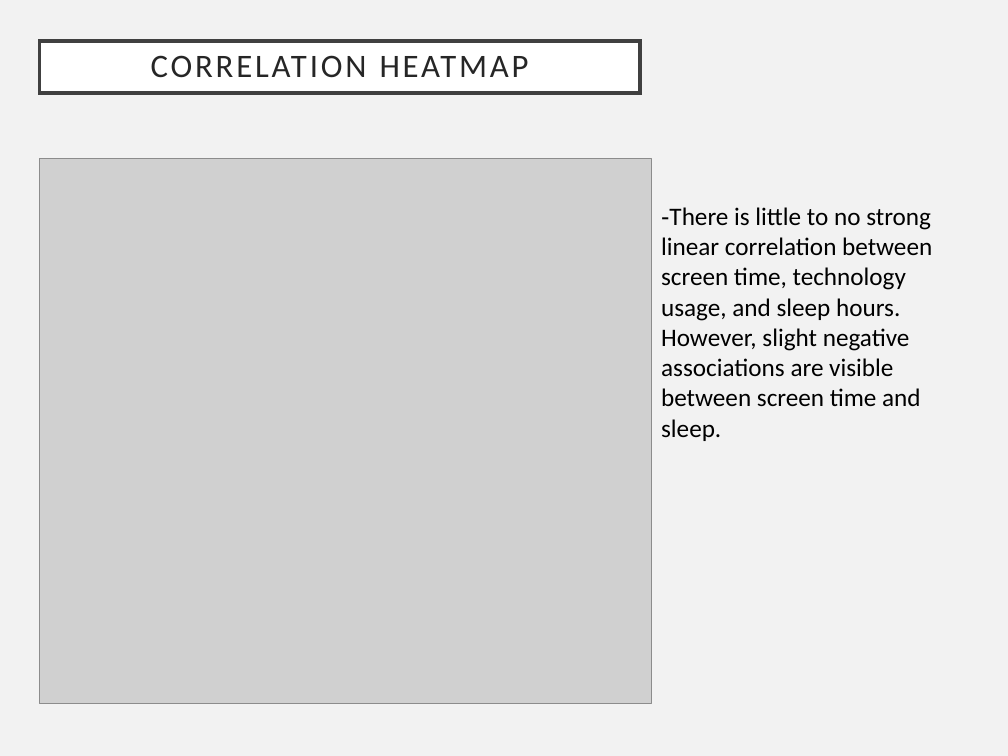
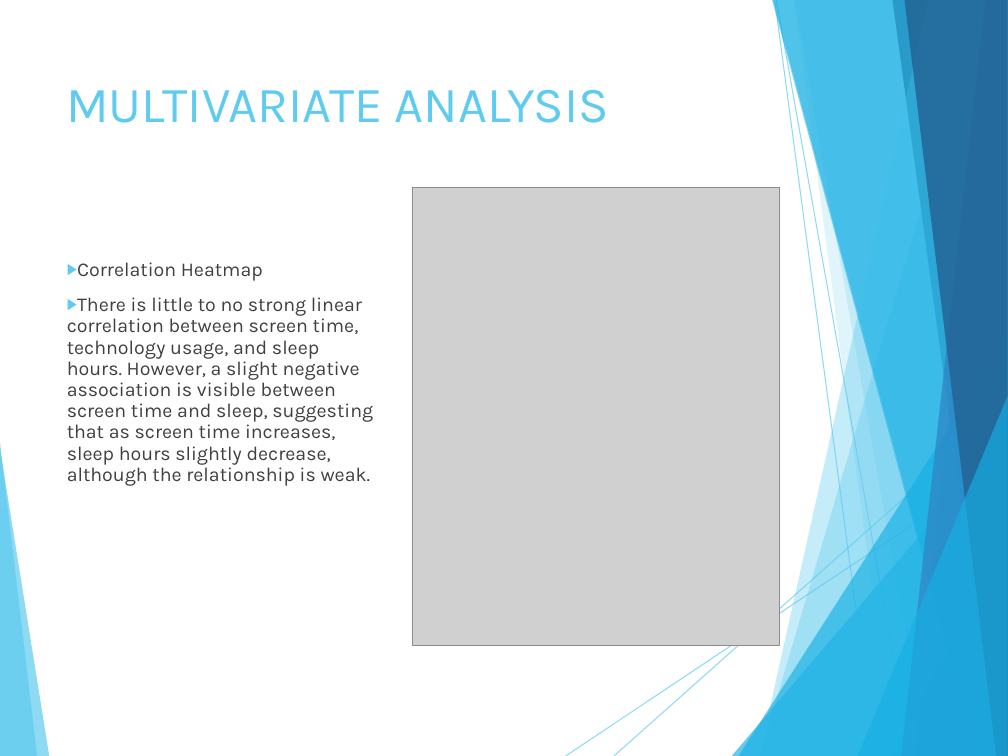
Before and after one commit to nisaakan/DSA210-Project, a slide deck: slide 4 of Nisa KAN Tech_Usage_Visual_Analysis_Presentation.pptx. Drawn at 1008x756 pixels with LibreOffice and Linux fonts; fonts in the diff are those of the drawing; grey boxes stand for pictures. Boxes give left, top, right and bottom in pixels: in the first picture for what was removed or moved away, otherwise in the second. Text is boxed around its words. In the diff, an @@ line names an element or a change of style, - is before the commit and + after.

```diff
--- a/Nisa KAN Tech_Usage_Visual_Analysis_Presentation.pptx
+++ b/Nisa KAN Tech_Usage_Visual_Analysis_Presentation.pptx
@@ background #F2F2F2 to #FFFFFF @@
@@ title removed at (39, 40, 640, 93) @@
-CORRELATION HEATMAP
@@ title added at (66, 90, 609, 123), 36 pt, text #5FCBEF @@
+MULTIVARIATE ANALYSIS
@@ picture: place and size @@
-picture at (39, 158, 651, 704)
+picture at (412, 187, 779, 645)
@@ text at (67, 262, 373, 486): text changed; size 18 to 14 pt; font Calibri to Karla; text colour #000000 to #404040 @@
--There is little to no strong linear correlation between screen time, technology usage, and sleep hours. However, slight negative associations are visible between screen time and sleep.
+▶ Correlation Heatmap
+▶ There is little to no strong linear correlation between screen time, technology usage, and sleep hours. However, a slight negative association is visible between screen time and sleep, suggesting that as screen time increases, sleep hours slightly decrease, although the relationship is weak.
@@ group added at (0, 0, 1008, 756): 5 freeform shapes, 3 triangles, 2 lines @@
@@ group added at (0, 0, 1008, 756): 8 freeform shapes, 2 lines @@
```
Also in this commit, not shown: 9 other slides changed, 3 slides added.
